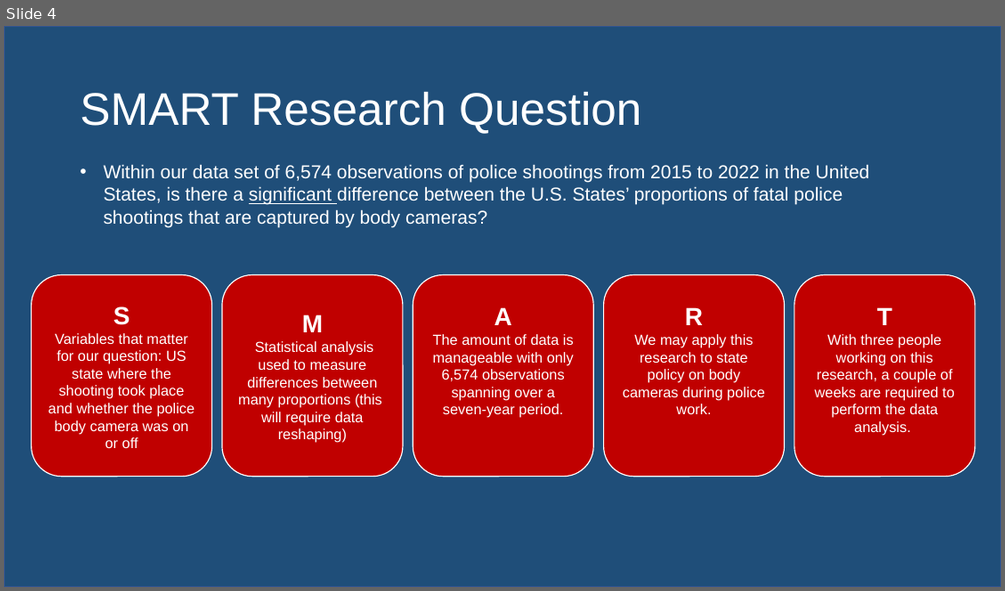
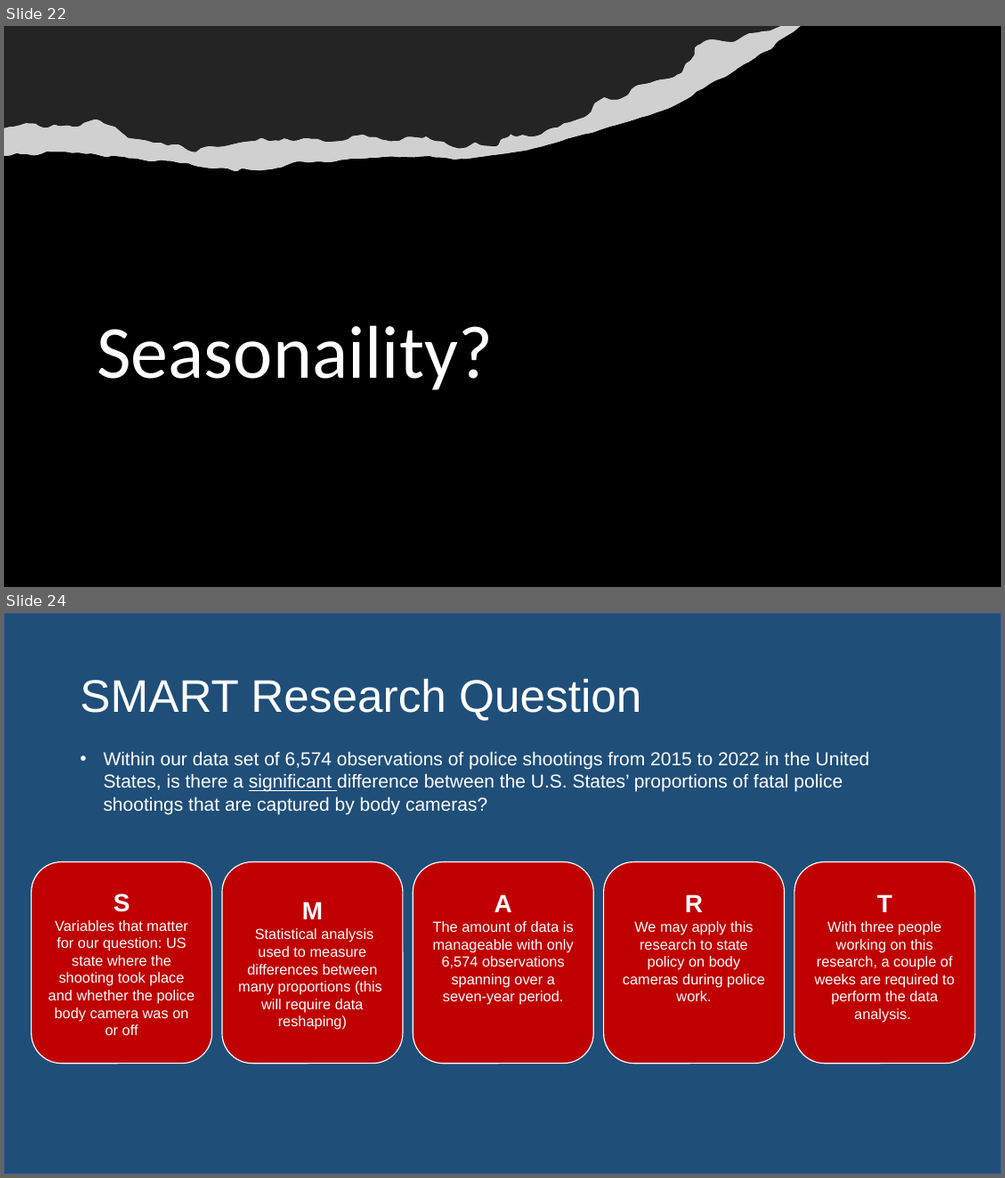
Before and after one commit to awinkhater/Dats6101_Team3, a slide deck: PPT for Intro to Data Science.pptx. Shown one above the other, each under a label of ours: slide 4 before the commit, slides 22 and 24 after it; the slides between them are not shown. The pictures are 1005x591 and 1005x1178 pixels, drawn with LibreOffice and Linux fonts; fonts in the diff are those of the drawing; grey boxes stand for pictures. Boxes give left, top, right and bottom in pixels: in the first picture for what was removed or moved away, otherwise in the second. Text is boxed around its words. In the diff, an @@ line names an element or a change of style, - is before the commit and + after.

```diff
--- a/PPT for Intro to Data Science.pptx
+++ b/PPT for Intro to Data Science.pptx
@@ slide 22 added at box(4, 26, 1001, 587), background #FFFFFF @@
@@ rectangle added at box(4, 26, 1001, 587), fill #000000 @@
@@ freeform shape added at box(4, 26, 793, 160), fill #000000 @@
@@ freeform shape added at box(4, 26, 793, 160), fill #FFFFFF at 14% opacity @@
@@ freeform shape added at box(4, 26, 801, 171), fill #FFFFFF @@
@@ picture added at box(4, 26, 801, 171) @@
@@ title added at box(97, 325, 493, 390), 72 pt, text #FFFFFF @@
+Seasonaility?
@@ what was slide 4 is now slide 24 @@
```
Also in this commit, not shown: 20 other slides added, 1 slide removed.
